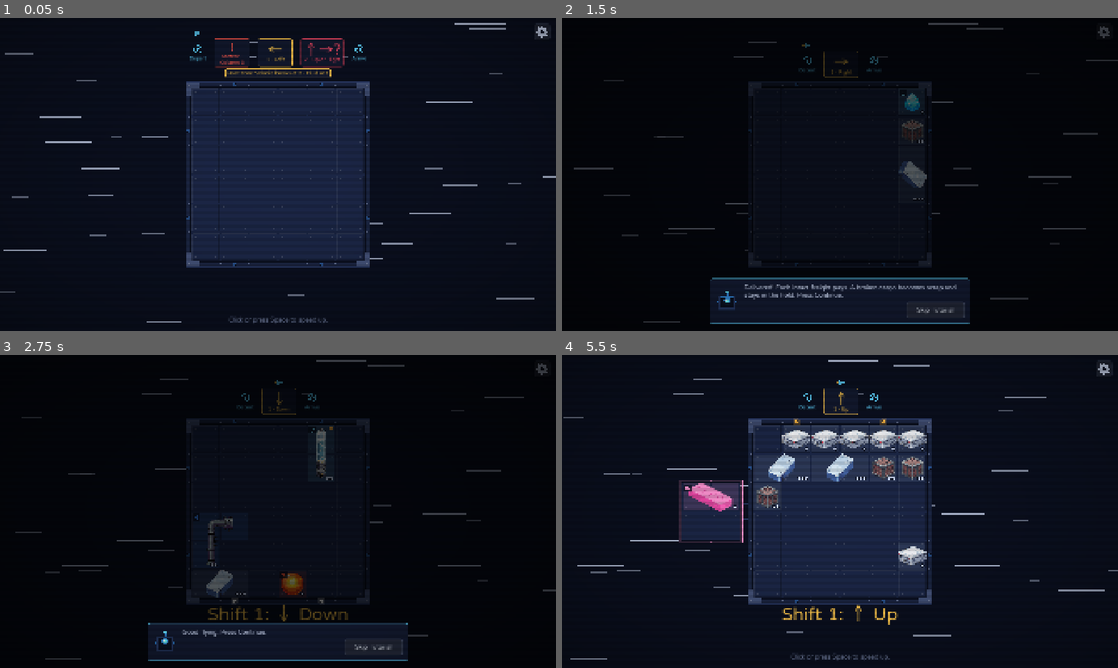
Above: before the commit, frames 1-4 (two rows, left to right).
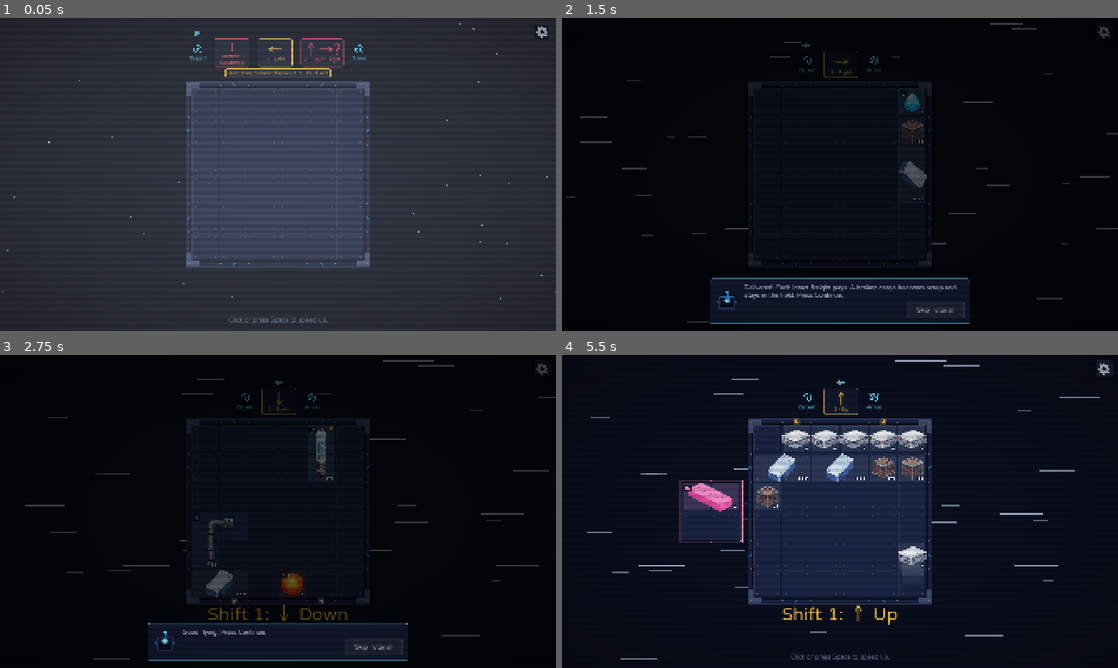
Above: after the commit, the same moments.

Repository: islu/Payload-Protocol
Game: Godot game, scene res://tests/ui_check.tscn
The game is run twice, just before and just after one commit, with the same random seed, the same clock (stepped at 60 frames per second) and the same inputs. This scene is started directly instead of the project's main scene.
Inputs (mouse positions are in pixels of both pictures, inside the frame that each line leads up to):
- Up to frame 1 (0.05 s): no input
- Up to frame 2 (1.5 s): click "LAUNCH" at 0.5 s; tap Space at 1.25 s; drag from (840, 174) to (895, 105) at 1.27 s
- Up to frame 3 (2.75 s): click "Replay (slow)" at 2 s
- Up to frame 4 (5.5 s): tap Space at 2.75, 3.5, 5 s; drag from (840, 511) to (812, 574) at 2.77 s; move the mouse to (840, 511) at 3.52 s; tap R at 3.6 s; click (840, 511) at 3.67 s; click "Replay (slow)" at 4.25 s; drag from (840, 511) to (673, 464) at 5.02 s

The runs differ from the first frame. In frame 1, 99% of the frame differs, in the area x 0-100%, y 0-100%; in frame 2, 1.3%; in frame 3, 1.4%; in frame 4, 1.5%.

Commit message:
feat: Effects for the warp start, coins, scrap smoke, slide trails, contract flights, and clamps
- The warp starts with stretched stars and a soft white flash (SPEC Section 20.3).
- A coin flies from each delivered freight to the credits of the report (SPEC Section 20.4).
- Scrap puffs gray smoke, sliding cargo has a trail, accepted freight flies to the dock, and a new clamp bounces (SPEC Sections 21.1 and 21.5).
- The spec has the new sounds and the two music loops. They wait for the audition of candidates.

Co-Authored-By: Claude Opus 5.5 <noreply@anthropic.com>

Diff:
--- a/project/scenes/station/hold_view.gd
+++ b/project/scenes/station/hold_view.gd
@@ -38,6 +38,8 @@
 const LIGHT_NEAR := "near"
 ## The shortest time between two flashes of a light: 3 flashes each second or less.
 const FLASH_GAP := 1.0 / 3.0
+## The time of the bounce of a new clamp, in seconds (SPEC Section 21.1).
+const CLAMP_BOUNCE := 0.3
 ## The color of the area of each mod.
 const MOD_COLORS := {
 	Defs.MOD_SHOCK_FLOOR: Color(0.55, 0.75, 1.0, 0.16),
@@ -83,8 +85,14 @@
 ## Each request to light a light: {target, color, shown}, for the checks. shown is false
 ## when a light flashed less than FLASH_GAP before.
 var light_log: Array[Dictionary] = []
+## The start time of the bounce of each new clamp, by cargo ID (SPEC Section 21.1).
+var clamp_bounces: Dictionary = {}
+## True after the hold drew the trail of a sliding cargo, for the checks (SPEC Section 21.1).
+var trail_drawn := false
 
 var _hover := -1
+## The clamped cargo of the last view, by ID, or null before the first view.
+var _clamped: Variant = null
 ## The links pulse: only this layer redraws each frame, not the whole hold.
 var _link_layer: LinkLayer
 
@@ -97,6 +105,7 @@
 
 func set_view(run: Dictionary) -> void:
 	cargo = run["cargo"]
+	_find_new_clamps()
 	if bay:
 		# The shock bay has no front wall, no mod area, and no incident (SPEC Section 31.1).
 		var size: Dictionary = run.get("shock_bay", {})
@@ -299,7 +308,11 @@
 				continue
 			var off: Vector2 = offsets.get(c["id"], Vector2.ZERO)
 			var at := o + (Vector2(c["x"], c["y"]) + off) * cell
+			if off != Vector2.ZERO:
+				_draw_trail(c, at, off)
 			CargoDraw.draw(self, c, c["shape"], at, cell, alpha)
+			if clamp_bounces.has(c["id"]):
+				_draw_clamp_bounce(c, at + _first_cell_offset(c))
 			if c.get("no_cooler", false) or c.get("no_power", false):
 				_draw_warning(at + _first_cell_offset(c))
 			if show_jolts and c.get("jolt_risk", false):
@@ -424,6 +437,45 @@
 		var py := o.y + y * cell
 		draw_circle(Vector2(grid.position.x - mid, py), 2.5, rivet)
 		draw_circle(Vector2(grid.end.x + mid, py), 2.5, rivet)
+
+
+## Starts a bounce for each cargo that has a clamp now and had none in the last view
+## (SPEC Section 21.1). The first view starts none.
+func _find_new_clamps() -> void:
+	var clamped := {}
+	for c: Dictionary in cargo:
+		if _mine(c) and c.get("clamped", false):
+			clamped[c["id"]] = true
+	if _clamped != null:
+		for id: int in clamped:
+			if not _clamped.has(id):
+				clamp_bounces[id] = _now()
+	_clamped = clamped
+
+
+## A new clamp grows a little and comes back, with a bright frame.
+func _draw_clamp_bounce(c: Dictionary, top_left: Vector2) -> void:
+	var k := (_now() - float(clamp_bounces[c["id"]])) / CLAMP_BOUNCE
+	if k >= 1.0:
+		clamp_bounces.erase(c["id"])
+		return
+	var r := CargoDraw.clamp_rect(top_left, cell).grow(8.0 * sin(PI * k))
+	draw_rect(r, Palette.CLAMP)
+	draw_rect(r, Color(1, 1, 1, 1.0 - k), false, 2.0)
+
+
+## Draws a short trail behind a sliding cargo: two faded copies of its cells, toward
+## the place that it comes from (SPEC Section 21.1).
+func _draw_trail(c: Dictionary, at: Vector2, off: Vector2) -> void:
+	trail_drawn = true
+	var back := off.normalized() * cell
+	var color := Palette.cargo_color(c)
+	for i in [1, 2]:
+		for s: Dictionary in c["shape"]:
+			var r := Rect2(
+				at + Vector2(s["x"], s["y"]) * cell + back * 0.3 * i, Vector2(cell, cell)
+			)
+			draw_rect(r.grow(-10.0), Color(color, 0.18 / i))
 
 
 ## Draws a deck plate: a cell with a soft bevel and a screw at each corner. The
@@ -695,7 +747,7 @@
 
 
 func _process(_delta: float) -> void:
-	if not offsets.is_empty() or _flashing():
+	if not offsets.is_empty() or _flashing() or not clamp_bounces.is_empty():
 		queue_redraw()
 		_link_layer.queue_redraw()
 	elif not links.is_empty():
--- a/project/scenes/station/station_screen.gd
+++ b/project/scenes/station/station_screen.gd
@@ -113,6 +113,11 @@
 ## The cargo IDs on the dock and the contract count when the lists were built.
 var _dock_ids: Array = []
 var _contract_count := 0
+## The indexes of the accepted contracts of the last refresh, or null before the first.
+var _accepted: Variant = null
+## The global center of the card of a contract that the player just accepted, or null:
+## its freight flies from there to the dock (SPEC Section 21.1).
+var _fly_from: Variant = null
 
 
 func _ready() -> void:
@@ -356,8 +361,10 @@
 	var incident: Dictionary = run_data.get("incident", {})
 	if _changed("hazard", [run_data.get("environment", {}), incident, run_data["hazard"]]):
 		_refresh_hazard()
+	_find_accepted()
 	if _changed("dock", run_data["cargo"].filter(_on_dock)):
 		_refresh_dock()
+	_fly_from = null
 	if _changed("contracts", [run_data["contracts"], run_data["mass"]]):
 		_refresh_contracts()
 	if _changed("shop", [run_data["shop"], view_data["terms"]]):
@@ -520,7 +527,34 @@
 		_dock_flow.add_child(chip)
 		if _pop_new and not c["id"] in _dock_ids:
 			_pop(chip)
+		elif _fly_from != null and not c["id"] in _dock_ids:
+			_fly_in(chip, c)
 	_dock_ids = run_data["dock"].duplicate()
+
+
+## Finds a contract that is accepted now and was not in the last refresh. Its card is
+## still the old one: the dock refresh comes before the contract refresh.
+func _find_accepted() -> void:
+	var accepted := {}
+	for k: Dictionary in run_data["contracts"]:
+		if k["accepted"]:
+			accepted[k["index"]] = true
+	if _accepted != null:
+		for i: int in accepted:
+			if not _accepted.has(i) and i < _contract_cards.size():
+				_fly_from = _contract_cards[i].get_global_rect().get_center()
+	_accepted = accepted
+
+
+## The new freight of an accepted contract flies from its card to its place on the
+## dock. The chip shows when it arrives (SPEC Section 21.1).
+func _fly_in(chip: CargoChip, c: Dictionary) -> void:
+	chip.modulate.a = 0.0
+	_fx.cargo_fly(_fly_from, chip, c)
+	# The tween belongs to the chip: a new dock frees it with the chip.
+	var t := chip.create_tween()
+	t.tween_interval(0.35)
+	t.tween_property(chip, "modulate:a", 1.0, 0.05)
 
 
 func _refresh_contracts() -> void:
--- a/project/scenes/warp/fx_layer.gd
+++ b/project/scenes/warp/fx_layer.gd
@@ -18,13 +18,18 @@
 const METEOR_TIME := 0.4
 const WAVE_TIME := 0.6
 const CRACK_TIME := 0.5
+## The strength of the flash of the warp start: an explosion has 1 (SPEC Section 20.3).
+const JUMP_FLASH := 0.35
 const METEOR_COLOR := Color("ffb347")
 const WAVE_COLOR := Color("5fd3ff")  # Palette.ACCENT
 
 var hold: HoldView
 var speed := 1.0
-## The names of the sheets that this layer played. The UI check reads it.
+## The names of the sheets and the drawn effects that this layer played. The UI
+## check reads it.
 var played := {}
+## The number of coins that flew to the report (SPEC Section 20.4).
+var coin_flights := 0
 var _fx: Array = []
 var _flash := 0.0
 ## True while the layer shows an effect or the flash.
@@ -128,6 +133,57 @@
 	_add({"kind": "crack", "at": at, "time": CRACK_TIME})
 
 
+## The start of the warp: a soft white flash, about a third of the flash of an
+## explosion. The warp screen stretches the stars (SPEC Section 20.3).
+func jump() -> void:
+	played["jump"] = true
+	_flash = JUMP_FLASH
+	_drawn = true
+
+
+## A coin that flies from a point of the screen to a control, after a delay. on_arrive
+## runs when it arrives (SPEC Section 20.4).
+func coin_fly(global_from: Vector2, target: Control, delay: float, on_arrive: Callable) -> void:
+	coin_flights += 1
+	var fx := {"kind": "coin_fly", "at": _local(global_from), "target": target, "time": 0.6}
+	fx["arrive"] = on_arrive
+	_add(fx)
+	fx["t"] = -delay
+
+
+## A small image of a cargo that flies from a point of the screen to a control: the
+## freight of an accepted contract flies to the dock (SPEC Section 21.1).
+func cargo_fly(global_from: Vector2, target: Control, cargo: Dictionary) -> void:
+	played["fly"] = true
+	_add(
+		{
+			"kind": "cargo_fly",
+			"at": _local(global_from),
+			"target": target,
+			"cargo": cargo,
+			"time": 0.35
+		}
+	)
+
+
+## A puff of gray smoke that rises from a cargo that becomes scrap (SPEC Section 21.5).
+func smoke(at: Vector2) -> void:
+	played["smoke"] = true
+	_add({"kind": "smoke", "at": at, "time": 0.9})
+
+
+func _local(global_at: Vector2) -> Vector2:
+	return get_global_transform().affine_inverse() * global_at
+
+
+## The center of a target control in local coordinates.
+func _target_at(fx: Dictionary) -> Vector2:
+	var target: Variant = fx["target"]
+	if not is_instance_valid(target):
+		return fx["at"]
+	return _local((target as Control).get_global_rect().get_center())
+
+
 ## A gold sparkle at a point of the screen (SPEC Section 21.4).
 func coin(global_at: Vector2) -> void:
 	_sheet("coin", get_global_transform().affine_inverse() * global_at)
@@ -151,6 +207,10 @@
 		return
 	for fx: Dictionary in _fx:
 		fx["t"] += delta * speed
+		if fx["t"] >= fx["time"] and fx.has("arrive"):
+			var arrive: Callable = fx["arrive"]
+			fx.erase("arrive")
+			arrive.call()
 	_fx = _fx.filter(func(fx: Dictionary) -> bool: return fx["t"] < fx["time"])
 	_flash = maxf(0.0, _flash - delta * speed * 4.0)
 	# One more redraw after the last effect clears the layer.
@@ -160,6 +220,8 @@
 
 func _draw() -> void:
 	for fx: Dictionary in _fx:
+		if fx["t"] < 0.0:
+			continue
 		var k: float = fx["t"] / fx["time"]
 		var at: Vector2 = fx["at"]
 		match fx["kind"]:
@@ -189,6 +251,16 @@
 				_draw_wave(fx["band"], k)
 			"crack":
 				_draw_crack(at, k)
+			"coin_fly":
+				_draw_coin(at, _target_at(fx), k)
+			"cargo_fly":
+				var p := at.lerp(_target_at(fx), 1.0 - pow(1.0 - k, 2.0))
+				var c: Dictionary = fx["cargo"]
+				var cell := 24.0
+				var box := Vector2(CargoDraw.shape_size(c["shape"])) * cell
+				CargoDraw.draw(self, c, c["shape"], p - box / 2.0, cell, 1.0 - 0.3 * k)
+			"smoke":
+				_draw_smoke(at, k)
 	draw_set_transform_matrix(Transform2D.IDENTITY)
 	if _flash > 0.0:
 		draw_rect(Rect2(-global_position, get_viewport_rect().size), Color(1, 1, 1, _flash * 0.6))
@@ -249,3 +321,21 @@
 	for i in 8:
 		var p := at + Vector2.from_angle(i * TAU / 8.0) * (10.0 + 40.0 * k)
 		draw_circle(p, 6.0 * fade + 1.0, Color(Palette.PLAIN, 0.5 * fade))
+
+
+## A coin on an arc from a point to its target.
+func _draw_coin(from: Vector2, to: Vector2, k: float) -> void:
+	var e := k * k * (3.0 - 2.0 * k)
+	var p := from.lerp(to, e) + Vector2(0, -80.0 * sin(PI * k))
+	draw_circle(p, 11.0, Palette.TITLE_AMBER.darkened(0.3))
+	draw_circle(p, 8.0, Palette.TITLE_AMBER)
+	draw_circle(p + Vector2(-2, -2), 3.0, Color(1, 1, 0.85))
+
+
+## Gray puffs that rise, grow, and fade.
+func _draw_smoke(at: Vector2, k: float) -> void:
+	var fade := 1.0 - k
+	for i in 5:
+		var side := (i - 2) * 9.0
+		var p := at + Vector2(side + 6.0 * sin(k * 6.0 + i), -20.0 - 60.0 * k - i * 6.0)
+		draw_circle(p, 10.0 + 14.0 * k, Color(Palette.PLAIN, 0.45 * fade))
--- a/project/scenes/warp/report_panel.gd
+++ b/project/scenes/warp/report_panel.gd
@@ -45,6 +45,8 @@
 const CARDS_MAX := 420.0
 
 var head: Label
+## The credits before and after: the coins fly to it (SPEC Section 20.4).
+var credits_label: Label
 ## The bar of the credits against the payment of the leg, and its text (SPEC Section 20.4).
 var progress_bar: TopBar.Gauge
 var progress_label: Label
@@ -58,7 +60,6 @@
 var _cards: VBoxContainer
 var _scroll: ScrollContainer
 var _ledger: GridContainer
-var _credits: Label
 var _pilot: Label
 
 
@@ -87,7 +88,7 @@
 	_ledger.columns = 2
 	_ledger.add_theme_constant_override("h_separation", 24)
 	ledger_box.add_child(_ledger)
-	_credits = Ui.label(ledger_box, "", TextSize.BODY, Palette.WARN)
+	credits_label = Ui.label(ledger_box, "", TextSize.BODY, Palette.WARN)
 	progress_bar = TopBar.Gauge.new()
 	progress_bar.size_flags_horizontal = Control.SIZE_EXPAND_FILL
 	ledger_box.add_child(progress_bar)
@@ -143,10 +144,10 @@
 		amount_label.text = amount(value)
 		amount_label.horizontal_alignment = HORIZONTAL_ALIGNMENT_RIGHT
 		lines.append("%s %s" % [name.text, amount_label.text])
-	_credits.text = tr(CREDITS_TEXT).format(
+	credits_label.text = tr(CREDITS_TEXT).format(
 		{"before": a.get("credits_before", 0), "after": a.get("credits_after", 0)}
 	)
-	lines.append(_credits.text)
+	lines.append(credits_label.text)
 	ledger_text = "\n".join(lines)
 	# The credits against the payment of the leg (SPEC Section 20.4).
 	var p: Dictionary = run.get("leg_progress", {})
--- a/project/scenes/warp/warp_screen.gd
+++ b/project/scenes/warp/warp_screen.gd
@@ -22,6 +22,8 @@
 const REPLAY_SPEED := 0.5
 ## The alpha of delivered freight that stays in the hold during the report (SPEC Section 20.4).
 const DELIVERED_ALPHA := 0.35
+## The speed of the stars in the warp: they draw as lines (SPEC Section 20.3).
+const WARP_STARS := 30.0
 
 ## The play speed: the warp speed setting, and 4 times faster after a click (SPEC Section 20.3).
 var speed := 1.0
@@ -65,7 +67,7 @@
 	set_anchors_and_offsets_preset(Control.PRESET_FULL_RECT)
 	speed = float(Settings.get_value("warp_speed"))
 	_stars = Starfield.new()
-	_stars.speed = 30.0
+	_stars.speed = 1.0
 	add_child(_stars)
 	_stage = Control.new()
 	_stage.set_anchors_and_offsets_preset(Control.PRESET_FULL_RECT)
@@ -170,6 +172,10 @@
 		_cargo[c["id"]] = c.duplicate(true)
 	_show_hold(run)
 	_show_route(run, warp_log)
+	# The jump: the stars stretch into lines, with a soft white flash (SPEC Section 20.3).
+	_stars.speed = 1.0
+	create_tween().tween_property(_stars, "speed", WARP_STARS, 0.4 / speed)
+	_top_fx.jump()
 	await _wait(0.4)
 	await _play_route(run, warp_log)
 	var n := 0
@@ -472,6 +478,8 @@
 	match r.get("result", Defs.RESULT_KEPT):
 		Defs.RESULT_SCRAP:
 			_to_scrap(c)
+			# A puff of gray smoke (SPEC Section 21.5).
+			_fx.smoke(at)
 		Defs.RESULT_REMOVED:
 			_remove(r["cargo"])
 	match r["kind"]:
@@ -563,9 +571,24 @@
 			_hold.fades[id] = 1.0
 			_hold.checks[id] = true
 			fade.tween_method(func(a: float) -> void: _fade(id, a), 1.0, DELIVERED_ALPHA, 0.6)
-	if run["arrival"]["total"] != 0 and not _replaying:
-		Sound.play(self, "coin")
-		_coin_on_report.call_deferred()
+	# A coin flies from each delivered freight to the credits of the report. The first
+	# that arrives plays the coin sound. The replay plays no coin (SPEC Section 20.4).
+	if not _replaying:
+		var first := [true]
+		var on_arrive := func() -> void:
+			if first[0]:
+				first[0] = false
+				# Each coin sound shows a gold sparkle (SPEC Section 21.4).
+				Sound.play(self, "coin")
+				_top_fx.coin(_report.head.get_global_rect().get_center())
+		var n := 0
+		for id: int in _hold.checks:
+			var from := _hold.global_position + _hold.cargo_center(_cargo[id])
+			_top_fx.coin_fly(from, _report.credits_label, 0.3 + n * 0.08, on_arrive)
+			n += 1
+		if n == 0 and run["arrival"]["total"] != 0:
+			Sound.play(self, "coin")
+			_coin_on_report.call_deferred()
 	_report.show_report(run)
 	_report.visible = true
 	_skip_label.visible = false
@@ -591,7 +614,6 @@
 	_hold.lights_off()
 	speed = float(Settings.get_value("warp_speed")) * REPLAY_SPEED
 	_fx.speed = speed
-	_stars.speed = 30.0
 	_play()
 
 
--- a/project/tests/ui_check.gd
+++ b/project/tests/ui_check.gd
@@ -143,6 +143,7 @@
 				station = main.screen()
 				_route_seen += UiCheckLoop.route_station(self, station)
 				UiCheckTips.station(self, station)
+				await UiCheckEffects.station(self, station)
 				UiCheckHold.station(self, station.hold_view)
 				await _play_station(state, station)
 			Defs.PHASE_ARRIVAL:
@@ -193,6 +194,7 @@
 	UiCheckLoop.route_warp(self, warp)
 	UiCheckHold.warp(self, warp._hold, GameState.view()["run"]["warp"])
 	UiCheckIncident.warp(self, warp, GameState.view()["run"]["warp"])
+	UiCheckEffects.warp(self, warp, GameState.view()["run"]["warp"])
 	if UiCheckLoop.losses(self, warp):
 		_losses_seen += 1
 	_check_report(warp)
@@ -200,9 +202,15 @@
 	if GameState.view()["run"]["arrival"]["total"] != 0:
 		var report := warp._report.get_global_rect()
 		var inside := false
-		for fx: Dictionary in warp._top_fx._fx:
-			if fx["kind"] == "sheet" and fx["sheet"] == FxSheets.sheet("coin"):
-				inside = report.has_point(warp._top_fx.get_global_transform() * fx["at"])
+		# The sparkle shows when the first coin arrives (SPEC Section 20.4).
+		var until := Time.get_ticks_msec() + 2000
+		while Time.get_ticks_msec() < until:
+			for fx: Dictionary in warp._top_fx._fx:
+				if fx["kind"] == "sheet" and fx["sheet"] == FxSheets.sheet("coin"):
+					inside = report.has_point(warp._top_fx.get_global_transform() * fx["at"])
+			if inside:
+				break
+			await get_tree().process_frame
 		_check(
 			inside and warp._top_fx.get_index() > warp._report.get_index(),
 			"the gold sparkle is on the arrival report, in front of it (SPEC Section 21.4)"
@@ -272,8 +280,8 @@
 		)
 	_check(
 		(
-			str(a["credits_before"]) in report._credits.text
-			and str(a["credits_after"]) in report._credits.text
+			str(a["credits_before"]) in report.credits_label.text
+			and str(a["credits_after"]) in report.credits_label.text
 		),
 		"the report shows the credits before and after (SPEC Section 20.4)"
 	)
--- /dev/null
+++ b/project/tests/ui_check_effects.gd
@@ -0,0 +1,68 @@
+class_name UiCheckEffects
+extends RefCounted
+## The checks of the effects for ui_check.gd: the warp start, the coins of the report,
+## the smoke of scrap, the slide trail (SPEC Sections 20.3, 20.4, 21.1, and 21.5), and
+## at the station the flight of new freight and the bounce of a clamp (SPEC Section 21.1).
+
+
+## At the station: an accepted contract flies its freight to the dock, and a placed
+## clamp bounces. Each change is taken back with an undo. A cargo with an offset (the
+## slide of a warp) draws a trail. The warp of the check is too fast to draw one.
+static func station(ui: Node, station: StationScreen) -> void:
+	var hold := station.hold_view
+	for c: Dictionary in hold.cargo:
+		if c["in_hold"]:
+			hold.trail_drawn = false
+			hold.offsets[c["id"]] = Vector2(1, 0)
+			hold.queue_redraw()
+			await ui.get_tree().process_frame
+			hold.offsets.clear()
+			hold.queue_redraw()
+			ui._check(hold.trail_drawn, "a sliding cargo has a trail (SPEC Section 21.1)")
+			break
+	var run: Dictionary = GameState.view()["run"]
+	for k: Dictionary in run["contracts"]:
+		if not k["accepted"] and GameState.accept_contract(k["index"]) == "":
+			ui._check(
+				station._fx.played.has("fly"),
+				"the freight of an accepted contract flies to the dock (SPEC Section 21.1)"
+			)
+			GameState.undo()
+			break
+	run = GameState.view()["run"]
+	if run["free_clamps"] <= 0:
+		return
+	for c: Dictionary in run["cargo"]:
+		if c["in_hold"] and not c["clamped"] and GameState.clamp_cargo(c["id"]) == "":
+			ui._check(
+				station.hold_view.clamp_bounces.has(c["id"]),
+				"a placed clamp bounces (SPEC Section 21.1)"
+			)
+			GameState.undo()
+			break
+
+
+## After a warp: the jump effect, a coin for each delivered freight, and smoke for
+## each new scrap.
+static func warp(ui: Node, warp: WarpScreen, warp_log: Dictionary) -> void:
+	ui._check(
+		warp._top_fx.played.has("jump"),
+		"the warp starts with stretched stars and a soft flash (SPEC Section 20.3)"
+	)
+	var delivered := warp._hold.checks.size()
+	ui._check(
+		warp._top_fx.coin_flights == delivered,
+		(
+			"a coin flies from each delivered freight: %d of %d (SPEC Section 20.4)"
+			% [warp._top_fx.coin_flights, delivered]
+		)
+	)
+	var scrap := false
+	for step: Dictionary in warp_log.get("steps", []):
+		for r: Dictionary in step["reactions"]:
+			scrap = scrap or r.get("result", "") == Defs.RESULT_SCRAP
+	if scrap:
+		ui._check(
+			warp._fx.played.has("smoke"),
+			"a freight that becomes scrap puffs gray smoke (SPEC Section 21.5)"
+		)
Not shown, added: project/tests/ui_check_effects.gd.uid
Not shown, changed: .claude/skills/godot-ui/SKILL.md
Not shown, changed: docs/spec/overview.md
Not shown, changed: docs/spec/shift.md
Not shown, changed: docs/spec/ui.md
